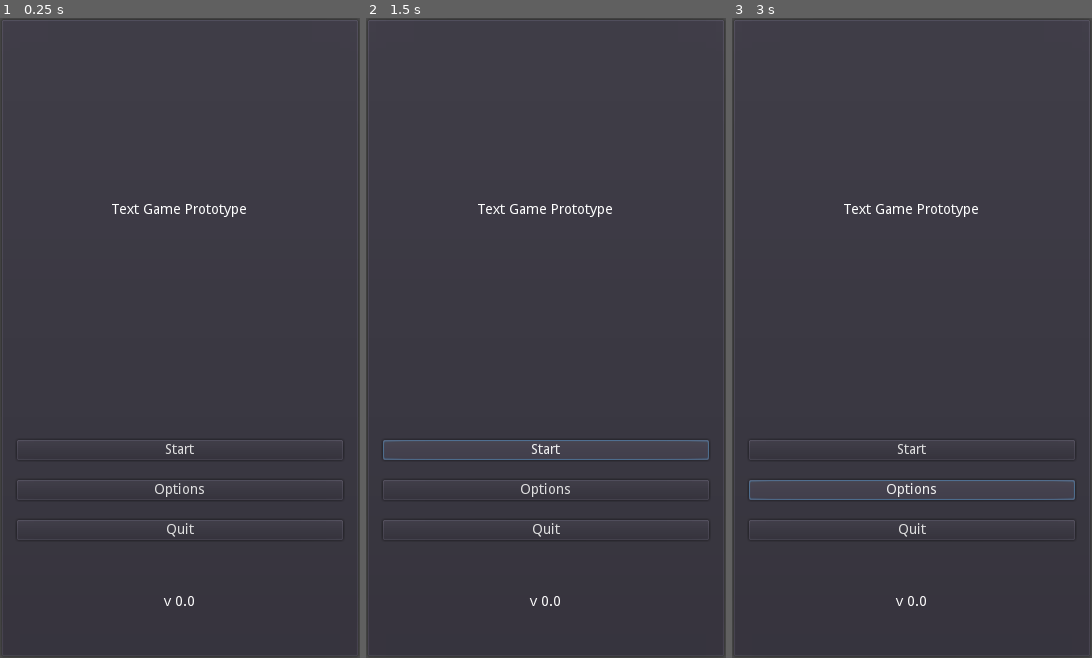
Above: before the commit, frames 1-3 (left to right).
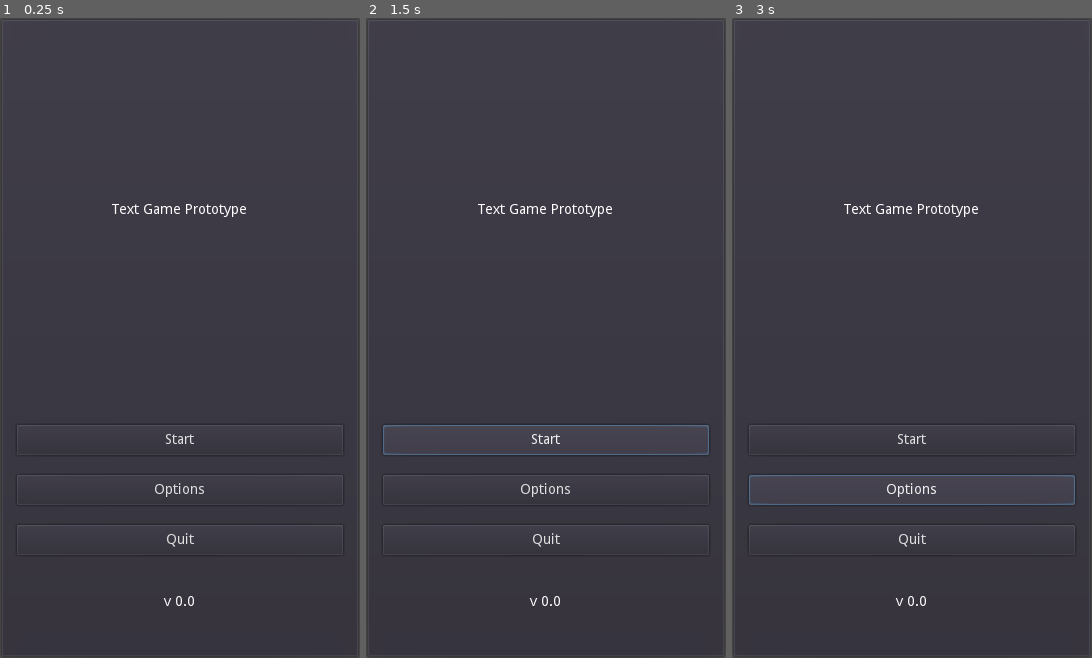
Above: after the commit, the same moments.

Repository: philipuriarte/A-Churchyard-of-Orphans
Game: Godot game, scene res://Scenes/Main.tscn
Two runs of this game, one before a commit and one after it. Both use one fixed random seed, a clock stepped at 60 frames per second and the inputs below.
Inputs:
- Up to frame 1 (0.25 s): no input
- Up to frame 2 (1.5 s): click "Start" at 0.5 s; click "Start" at 1.25 s
- Up to frame 3 (3 s): click "Start" at 2 s; click "Options" at 2.75 s

The runs differ from the first frame. In frame 1, 0.9% of the frame differs, in the area x 4-96%, y 63-83%; in frame 2, 1.5%; in frame 3, 1.6%.

Commit message:
Change buttton Min Size (y) to 30

Diff:
--- a/Scenes/TitleScreen.tscn
+++ b/Scenes/TitleScreen.tscn
@@ -43,21 +43,24 @@
 alignment = 1
 
 [node name="StartButton" type="Button" parent="MarginContainer/MainContainer/ButtonsContainer"]
-margin_top = 25.0
+margin_top = 10.0
 margin_right = 326.0
-margin_bottom = 45.0
+margin_bottom = 40.0
+rect_min_size = Vector2( 0, 30 )
 text = "Start"
 
 [node name="OptionsButton" type="Button" parent="MarginContainer/MainContainer/ButtonsContainer"]
-margin_top = 65.0
+margin_top = 60.0
 margin_right = 326.0
-margin_bottom = 85.0
+margin_bottom = 90.0
+rect_min_size = Vector2( 0, 30 )
 text = "Options"
 
 [node name="QuitButton" type="Button" parent="MarginContainer/MainContainer/ButtonsContainer"]
-margin_top = 105.0
+margin_top = 110.0
 margin_right = 326.0
-margin_bottom = 125.0
+margin_bottom = 140.0
+rect_min_size = Vector2( 0, 30 )
 text = "Quit"
 
 [node name="BottomText" type="Label" parent="MarginContainer/MainContainer"]
